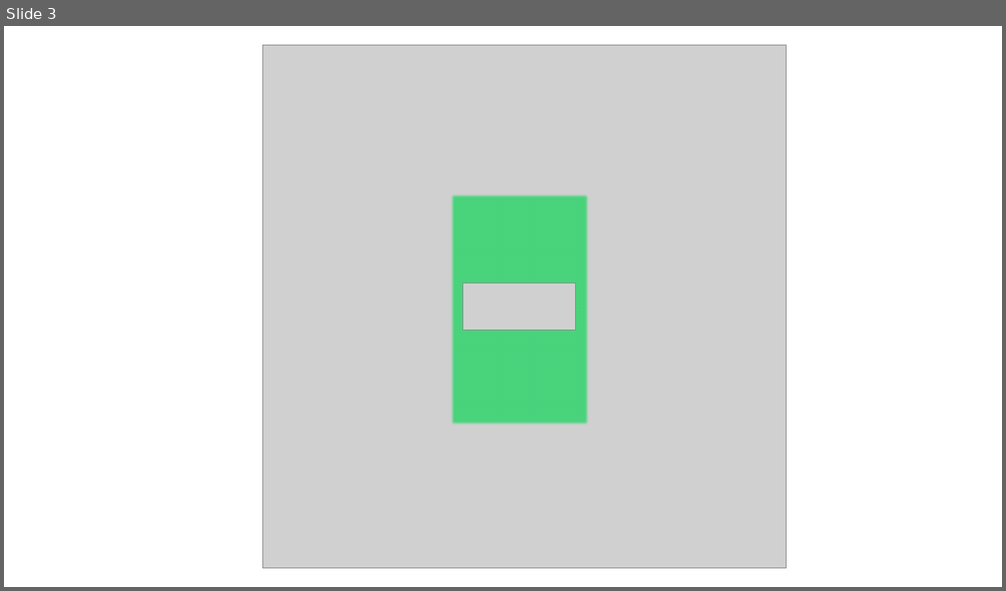
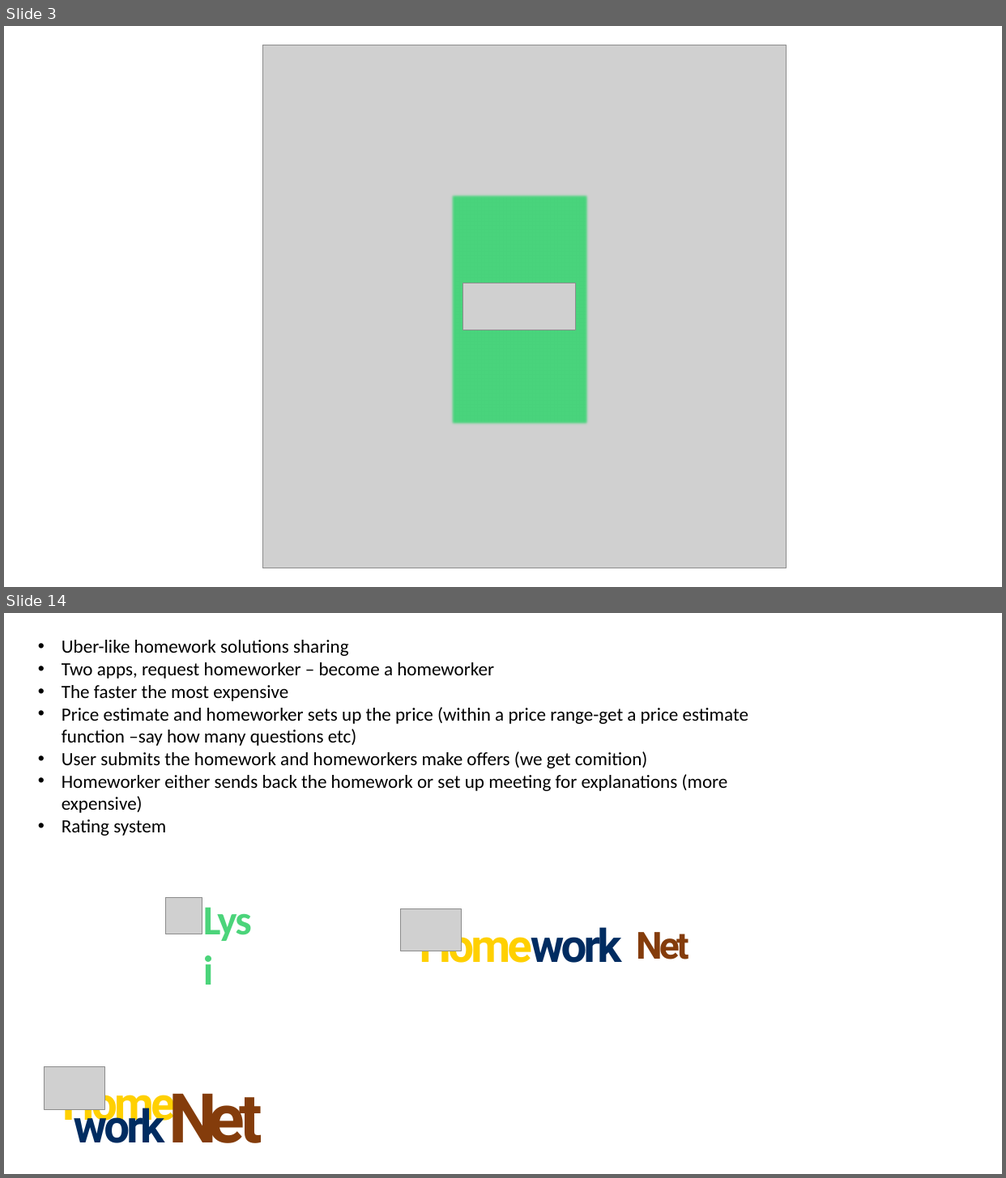
Before and after one commit to skasapis/Lysi_Website, a slide deck: Misc/icons.pptx. Shown one above the other, each under a label of ours: slide 3 before the commit, slides 3 and 14 after it; the slides between them are not shown. The pictures are 1006x591 and 1006x1178 pixels, drawn with LibreOffice and Linux fonts; fonts in the diff are those of the drawing; grey boxes stand for pictures. Boxes give left, top, right and bottom in pixels: in the first picture for what was removed or moved away, otherwise in the second. Text is boxed around its words. In the diff, an @@ line names an element or a change of style, - is before the commit and + after.

```diff
--- a/Misc/icons.pptx
+++ b/Misc/icons.pptx
@@ slide 14 added at (4, 613, 1002, 1174), background #FFFFFF @@
@@ text added at (62, 640, 748, 836), 18 pt, text #000000 @@
+• Uber-like homework solutions sharing
+• Two apps, request homeworker – become a homeworker
+• The faster the most expensive
+• Price estimate and homeworker sets up the price (within a price range-get a price estimate function –say how many questions etc)
+• User submits the homework and homeworkers make offers (we get comition)
+• Homeworker either sends back the homework or set up meeting for explanations (more expensive)
+• Rating system
@@ picture added at (166, 897, 202, 934) @@
@@ text added at (196, 890, 267, 948), 40 pt, text #4BD47A, bold @@
+Lysi
@@ picture added at (401, 909, 462, 952) @@
@@ text added at (419, 920, 532, 963), 44 pt, text #FFD001, bold @@
+Home
@@ text added at (530, 927, 622, 963), 44 pt, text #002C61, bold @@
+work
@@ text added at (636, 932, 688, 960), 36 pt, text #843C0B, bold @@
+Net
@@ picture added at (44, 1067, 104, 1110) @@
@@ text added at (162, 1071, 219, 1161), 66 pt, text #843C0B, bold @@
+N
@@ text added at (200, 1071, 500, 1161), 66 pt, text #843C0B, bold @@
+e
@@ text added at (232, 1071, 273, 1161), 66 pt, text #843C0B, bold @@
+t
@@ text added at (62, 1078, 176, 1131), 44 pt, text #FFD001, bold @@
+Home
@@ text added at (74, 1101, 165, 1153), 44 pt, text #002C61, bold @@
+work
```
Also in this commit, not shown: 13 other slides added, 3 other files.
